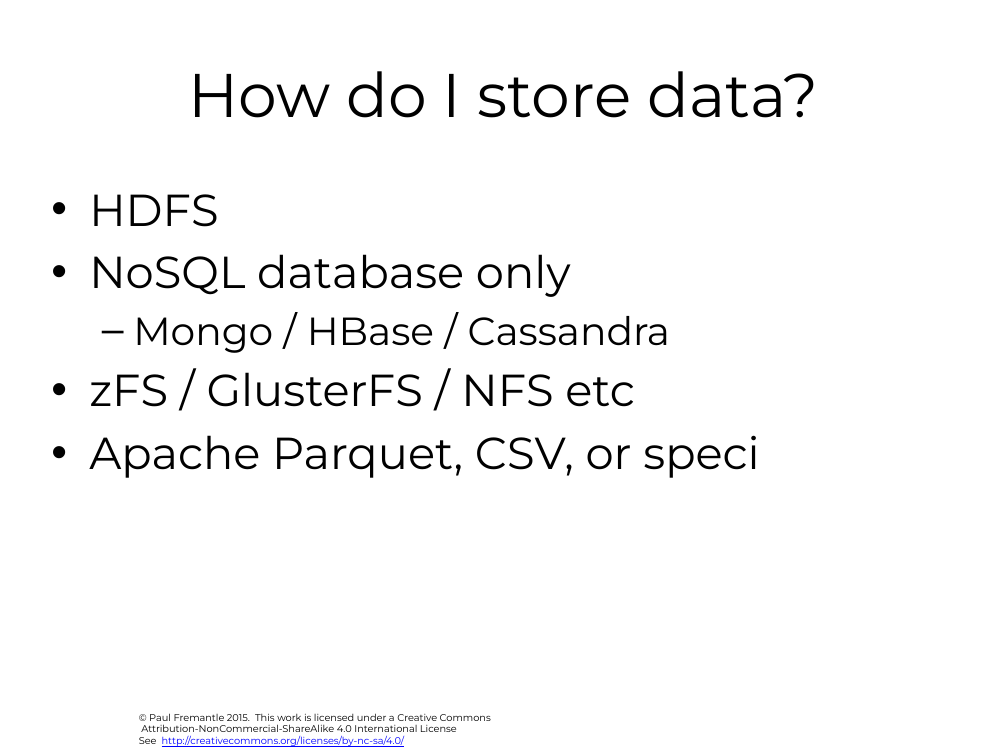
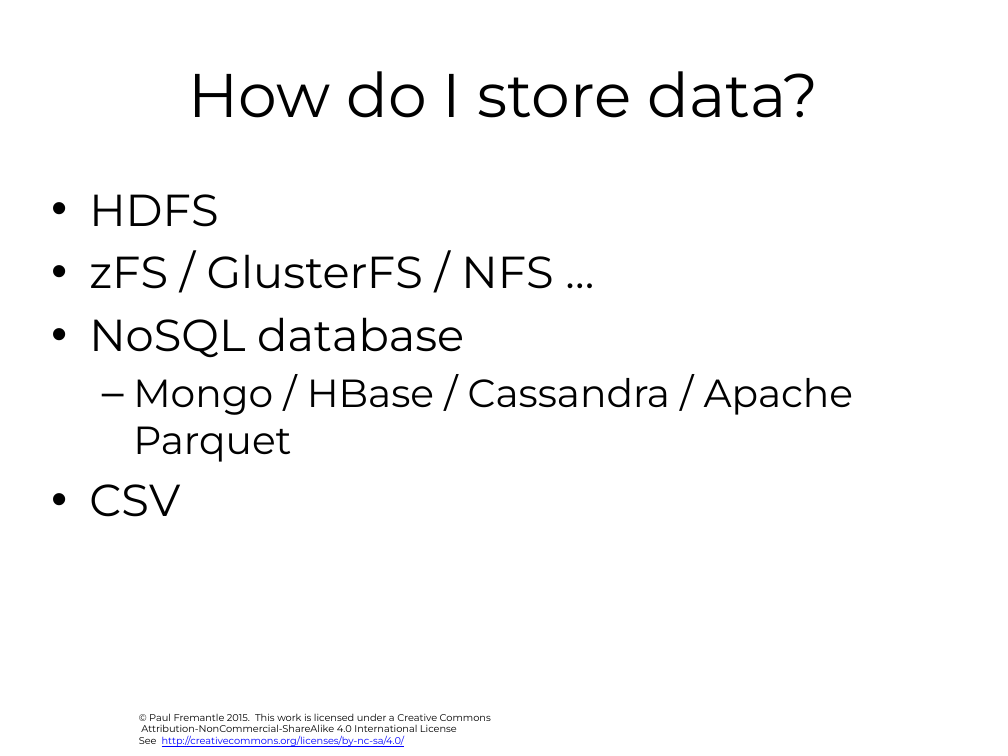
Before and after one commit to julieweeds/BigData, a slide deck: slide 8 of pres-source/11-recap-and-architecture.pptx. Drawn at 1008x756 pixels with LibreOffice and Linux fonts; fonts in the diff are those of the drawing; background and template pictures are left out. Boxes give left, top, right and bottom in pixels: in the first picture for what was removed or moved away, otherwise in the second. Text is boxed around its words. In the diff, an @@ line names an element or a change of style, - is before the commit and + after.

```diff
--- a/pres-source/11-recap-and-architecture.pptx
+++ b/pres-source/11-recap-and-architecture.pptx
@@ text at [89, 254, 854, 517]: text changed; size 32 to 28 pt @@
-• NoSQL database only
-  – Mongo / HBase / Cassandra
-• zFS / GlusterFS / NFS etc
-• Apache Parquet, CSV, or speci
+• zFS / GlusterFS / NFS …
+• NoSQL database
+  – Mongo / HBase / Cassandra / Apache Parquet
+• CSV
```
Also in this commit, not shown: 3 other slides changed, 9 other files.
